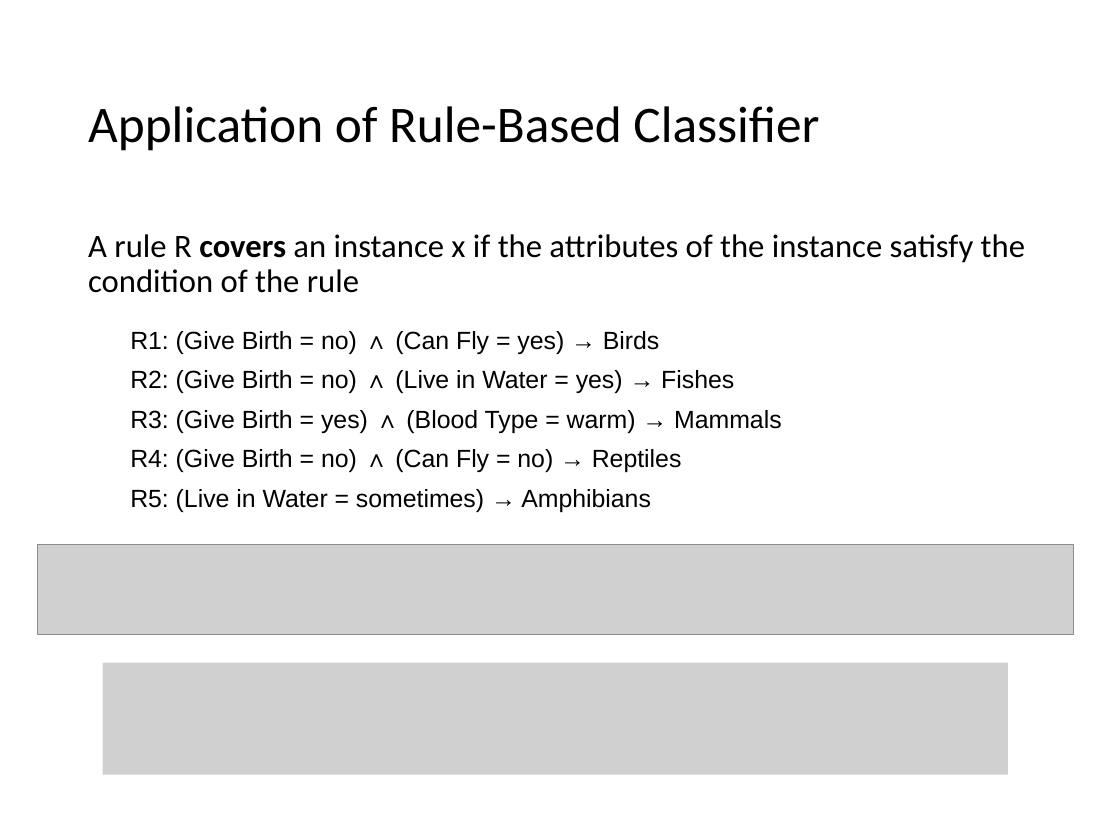
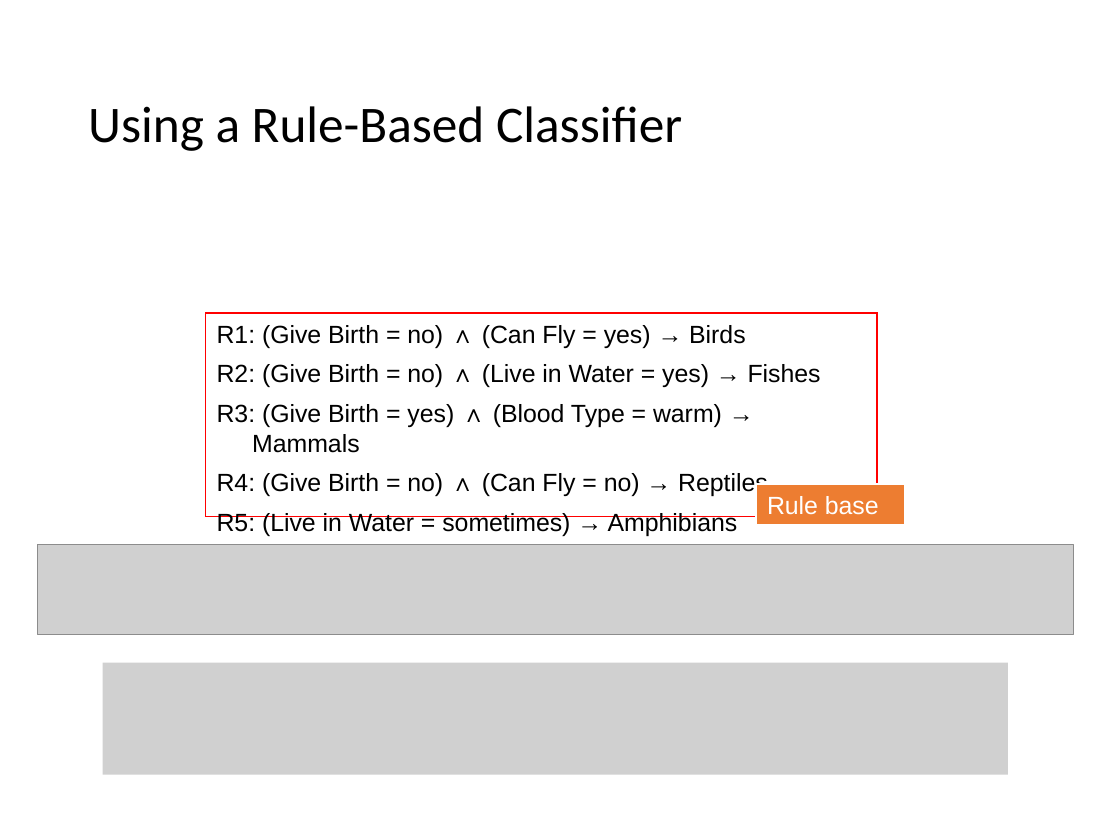
Before and after one commit to mhahsler/Introduction_to_Data_Mining_R_Examples, a slide deck: slide 5 of slides/chap4_alternative_classification.pptx (slide 6 before the commit). Drawn at 1120x840 pixels with LibreOffice and Linux fonts; fonts in the diff are those of the drawing; grey boxes stand for pictures. Boxes give left, top, right and bottom in pixels: in the first picture for what was removed or moved away, otherwise in the second. Text is boxed around its words. In the diff, an @@ line names an element or a change of style, - is before the commit and + after.

```diff
--- a/slides/chap4_alternative_classification.pptx
+++ b/slides/chap4_alternative_classification.pptx
@@ title at [88, 106, 682, 151]: text changed @@
-Application of Rule-Based Classifier
+Using a Rule-Based Classifier
@@ text removed at [88, 234, 1025, 293] @@
-A rule R covers an instance x if the attributes of the instance satisfy the condition of the rule
@@ rectangle "R1: (Give Birth = no) ...": place and size @@
-rectangle "R1: (Give Birth = no) ..." at [130, 331, 782, 512]
+rectangle "R1: (Give Birth = no) ..." at [205, 314, 877, 517]
@@ rectangle "R1: (Give Birth = no) ..." at [205, 314, 877, 517]: outline none to #FF0000 0.99 pt @@
@@ rectangle added at [756, 484, 905, 525], fill #ED7D31, outline #FFFFFF 1.5 pt, 16 pt, text #FFFFFF @@
+Rule base
```
Also in this commit, not shown: 10 other slides changed, 1 slide removed, 1 other file.
